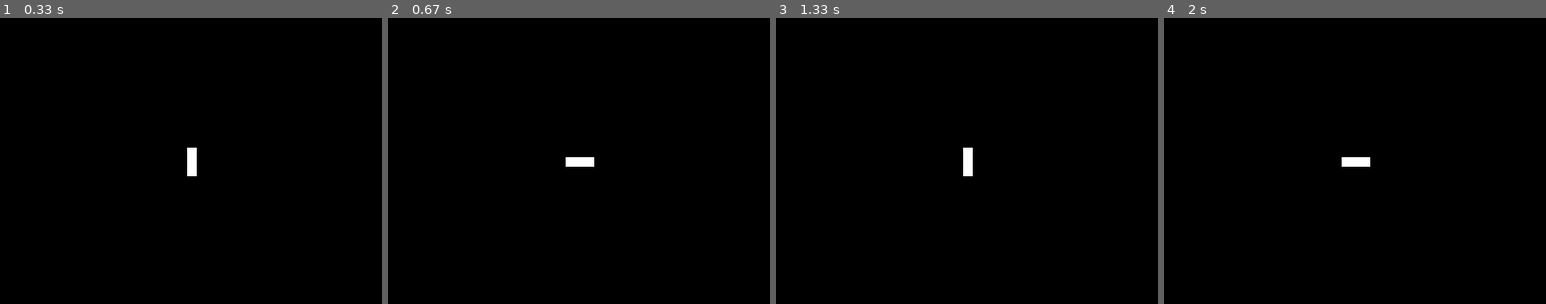
Above: before the commit, frames 1-4 (left to right).
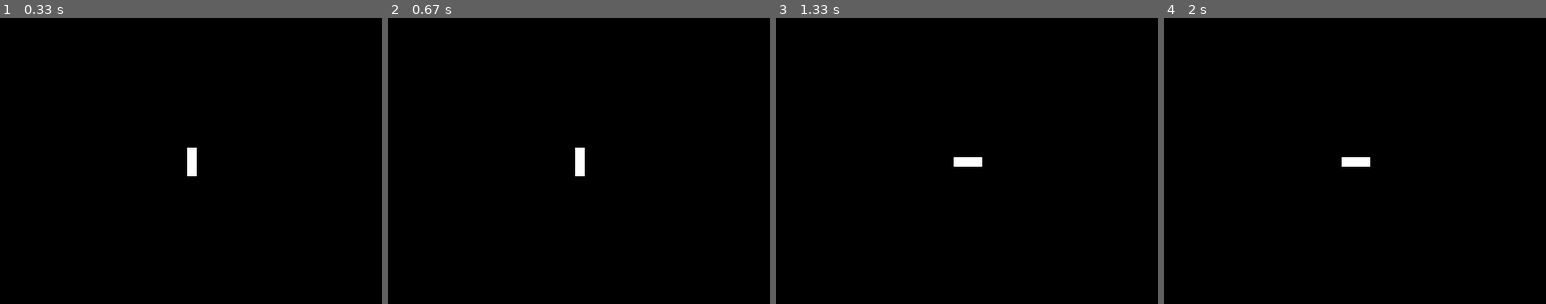
Above: after the commit, the same moments.

Repository: Egal432/game_of_life
Game: pygame game, started from src/gol/main.py
Same seed, same stepped clock (60 frames per second), same inputs: the game is played once before the commit and once after it.
Inputs:
- Up to frame 1 (0.33 s): no input
- Up to frame 2 (0.67 s): tap Space at 0.33 s
- Up to frame 3 (1.33 s): tap Space at 0.73, 1.23 s
- Up to frame 4 (2 s): no input
The pictures show only the part of the screen within x 26-76%, y 26-76%; the shares and areas given below are measured in that part.

Frame 1 is identical in both runs. In frame 2, 0.3% of the frame differs, in the area x 46-54%, y 45-56%; in frame 3, 0.3%; in frame 4, nothing differs.

Commit message:
add: pause/resume with space bar

Diff:
--- a/src/gol/ui/pygame_ui.py
+++ b/src/gol/ui/pygame_ui.py
@@ -14,6 +14,7 @@
 
     clock = pygame.time.Clock()
     running = True
+    paused = False
 
     while running:
         # --- Event handling (quit only)
@@ -21,8 +22,12 @@
             if event.type == pygame.QUIT:
                 running = False
 
-        # --- Update simulation
-        game.step()
+            elif event.type == pygame.KEYDOWN:
+                if event.key == pygame.K_SPACE:
+                    paused = not paused
+
+        if not paused:
+            game.step()
 
         # --- Draw
         screen.fill(DEAD_COLOR)
